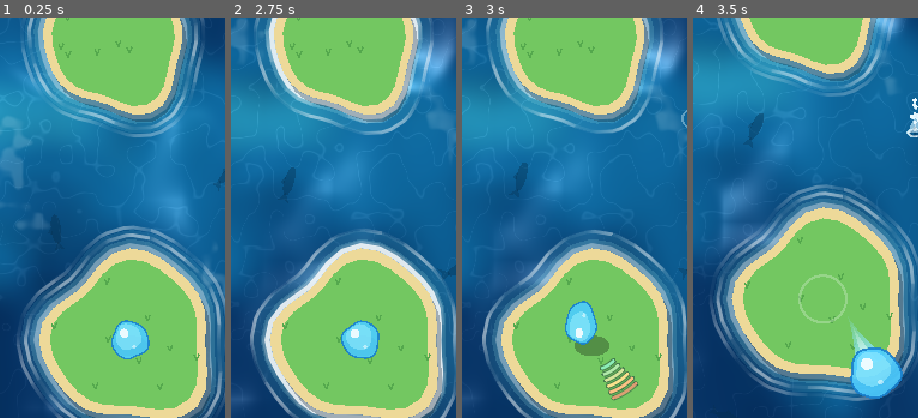
Above: before the commit, frames 1-4 (left to right).
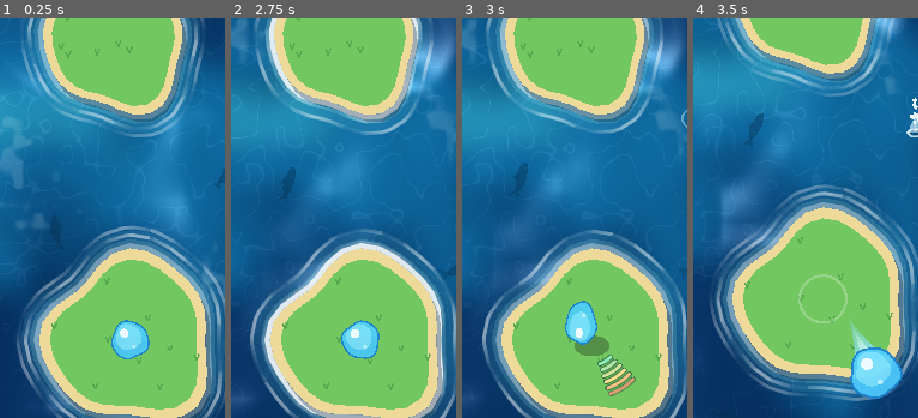
Above: after the commit, the same moments.

Repository: msagimbekov/ggjumps
Game: Godot game, scene res://scenes/main.tscn
Same seed, same stepped clock (60 frames per second), same inputs: the game is played once before the commit and once after it.
Inputs (mouse positions are % of the whole screen's width and height, from its top left):
- Up to frame 1 (0.25 s): no input
- Up to frame 2 (2.75 s): move the mouse to (72, 45) at 0.52 s; click (72, 45) at 0.67 s; drag from (30, 55) to (45, 70) at 1.27 s; move the mouse to (60, 28) at 2.02 s; click (60, 28) at 2.17 s
- Up to frame 3 (3 s): drag from (45, 70) to (20, 35) at 2.77 s
- Up to frame 4 (3.5 s): no input
The pictures show only the part of the screen within x 21-71%, y 30-80%; the shares and areas given below are measured in that part.

Frames 1-2 are identical in both runs. In frame 3, 1.1% of the frame differs, in the area x 60-79%, y 84-96%; in frame 4, nothing differs.

Commit message:
Power gauge: segments closer to the bubble and 10% longer
Co-Authored-By: Claude Sonnet 5.5 <noreply@anthropic.com>

Diff:
--- a/scripts/fx.gd
+++ b/scripts/fx.gd
@@ -149,8 +149,8 @@
 		var a := clampf(shown - k, 0.0, 1.0)
 		if a <= 0.0:
 			break
-		var r := Bubble.R + 14.0 + k * step
-		var half := 0.24 * (0.6 + 0.4 * a)  # radians: the same width the chevrons had
+		var r := Bubble.R + 8.0 + k * step
+		var half := 0.264 * (0.6 + 0.4 * a)  # radians
 		var tone := _tone(float(k) / (ARC_COUNT - 1))
 		var from := arcs_angle - half
 		var to := arcs_angle + half
